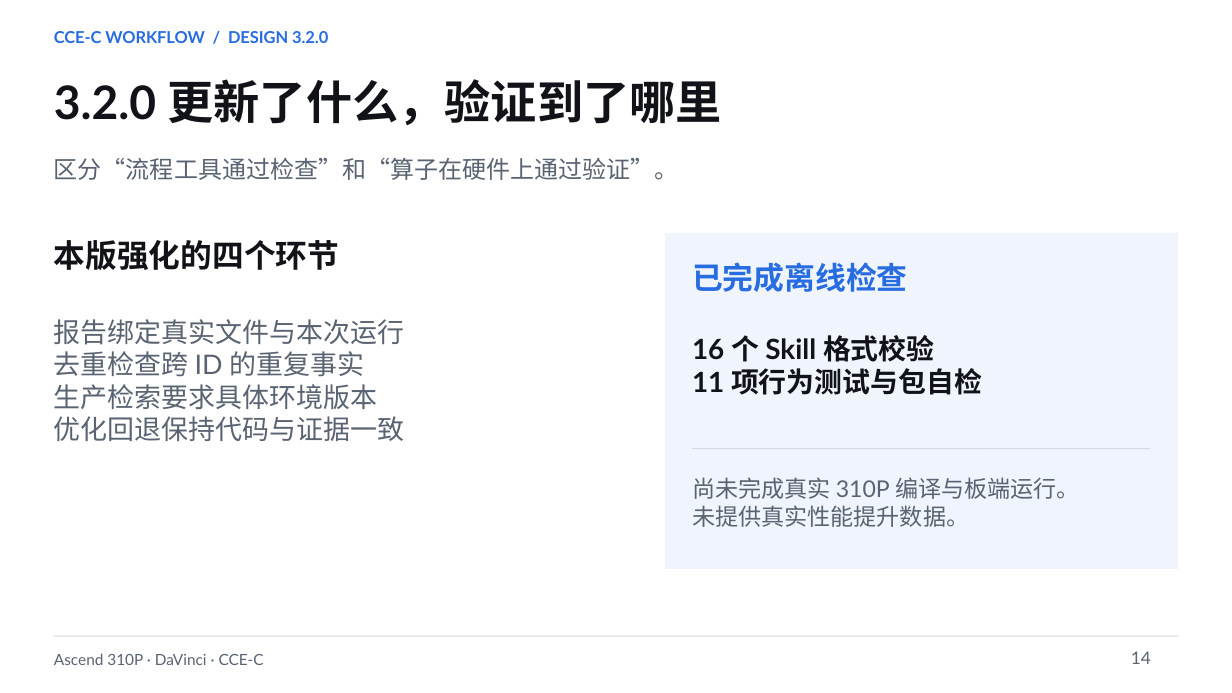
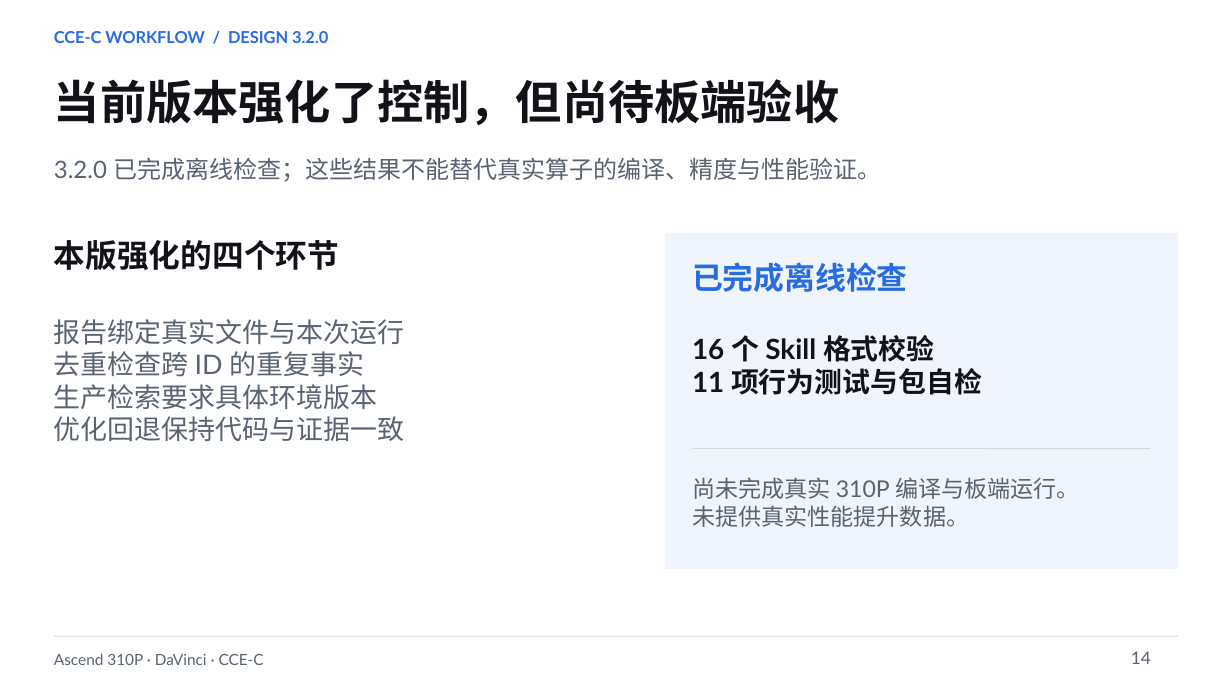
Before and after one commit to chao-shu/CCE_SKILL, a slide deck: slide 14 of docs/Ascend310P_CCEC_Workflow_v3.2.0_CN.pptx. Drawn at 1232x693 pixels with LibreOffice and Linux fonts; fonts in the diff are those of the drawing. Boxes give left, top, right and bottom in pixels: in the first picture for what was removed or moved away, otherwise in the second. Text is boxed around its words. In the diff, an @@ line names an element or a change of style, - is before the commit and + after.

```diff
--- a/docs/Ascend310P_CCEC_Workflow_v3.2.0_CN.pptx
+++ b/docs/Ascend310P_CCEC_Workflow_v3.2.0_CN.pptx
@@ text at [54,79,839,125]: text changed @@
-3.2.0 更新了什么，验证到了哪里
+当前版本强化了控制，但尚待板端验收
@@ text at [54,157,882,182]: text changed @@
-区分“流程工具通过检查”和“算子在硬件上通过验证”。
+3.2.0 已完成离线检查；这些结果不能替代真实算子的编译、精度与性能验证。
```
Also in this commit, not shown: 14 other slides changed.
